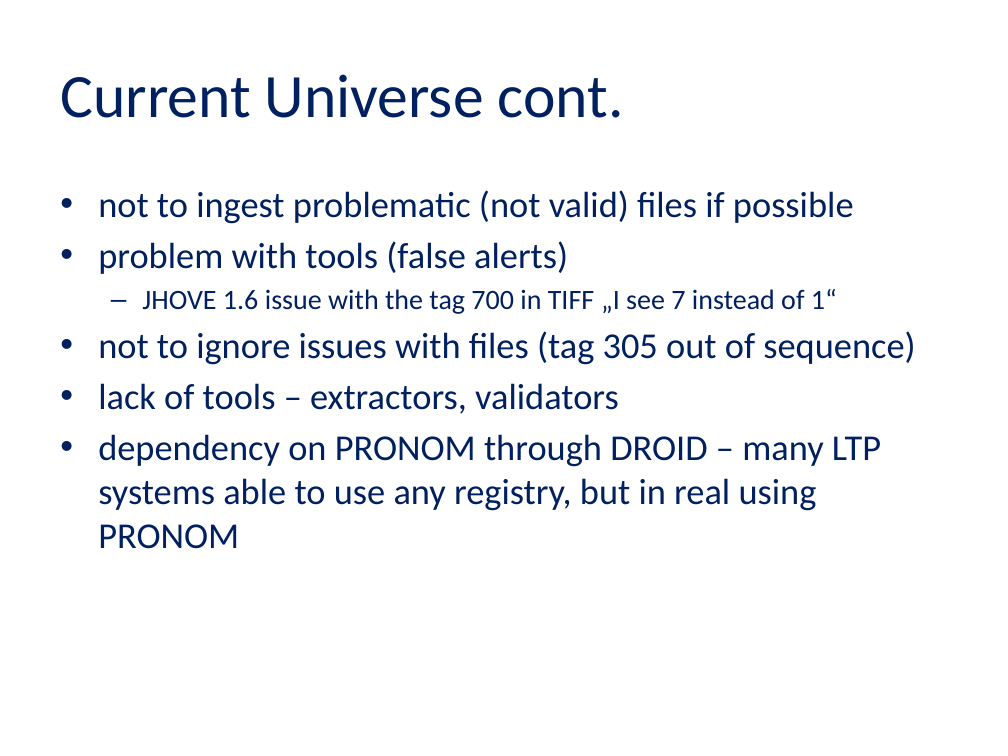
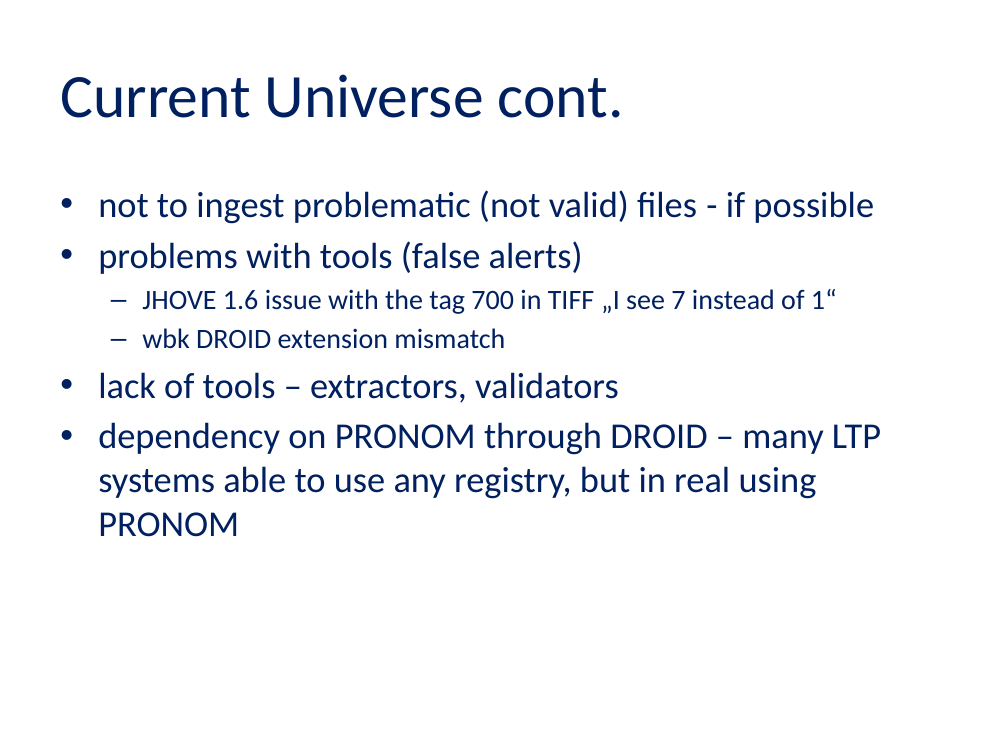
Before and after one commit to jaygattuso/iPres2014-format-workshop, a slide deck: slide 6 of Slides/Session 2 iPRES_Jan_Hutar_workshop.pptx. Drawn at 1008x756 pixels with LibreOffice and Linux fonts; fonts in the diff are those of the drawing; background and template pictures are left out. Boxes give left, top, right and bottom in pixels: in the first picture for what was removed or moved away, otherwise in the second. Text is boxed around its words. In the diff, an @@ line names an element or a change of style, - is before the commit and + after.

```diff
--- a/Slides/Session 2 iPRES_Jan_Hutar_workshop.pptx
+++ b/Slides/Session 2 iPRES_Jan_Hutar_workshop.pptx
@@ text at (98,190,874,274): text changed @@
-• not to ingest problematic (not valid) files if possible
-• problem with tools (false alerts)
+• not to ingest problematic (not valid) files - if possible
+• problems with tools (false alerts)
@@ text at (142,328,505,349): text changed; size 26 to 20 pt @@
-• not to ignore issues with files (tag 305 out of sequence)
+  – wbk DROID extension mismatch
```
Also in this commit, not shown: 12 other slides changed, 2 other files.
